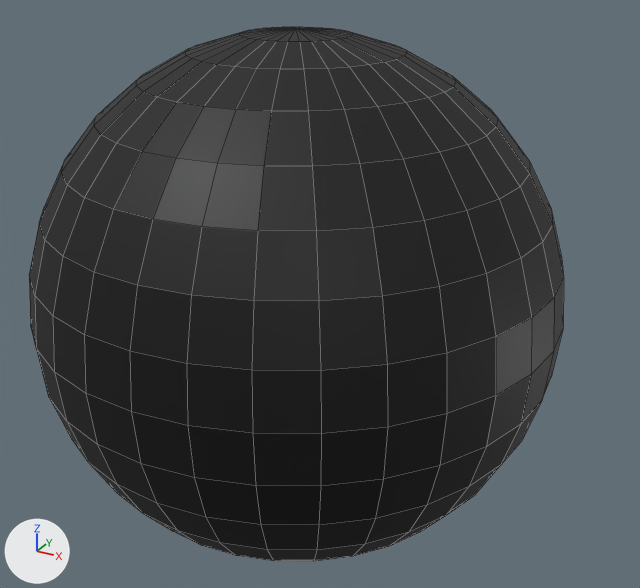
Renders of the OBJ model DirectXGame/Resources/player/Player.obj from each side of a commit.
Both versions are drawn from a 50 mm camera at (3.2, -5.47, 2.78) aimed at (0.18, 0.01, 0.04). Lighting does not change. The marker at lower left points along +X, +Y and +Z. The picture after the commit comes second. Mesh edges are drawn as thin lines. Where no turn or scale is listed for an object, it has been applied to the vertices.

The older version as bpy lines, for what is in view:
```python
mat_material = principled_material('Material')
mat_material.base_color = (0.0, 0.0, 0.0)  # black #000000
me_球 = bpy.data.meshes.new('球')
me_球.from_pydata(...)  # a UV sphere (32 segments, 16 rings, poles along z) spanning x -2.0..2.0, y -2.0..2.0, z -2.0..2.0
me_球.materials.append(mat_material)  # black #000000
ob_球 = bpy.data.objects.new('球', me_球)
ob_球.location = (0.0, 0.0, 0.0)
```
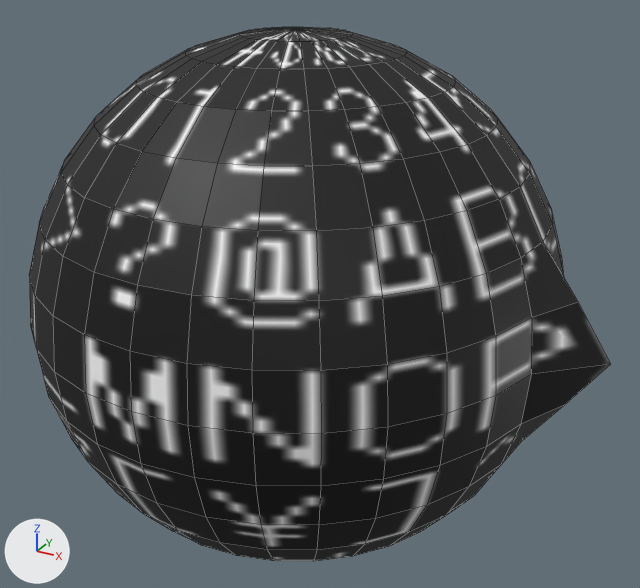
The newer file is also rescaled (x0.5) as a whole; pictures and numbers use the older file's frame.

Pixel boxes [x1, y1, x2, y2] of what changed, in the pictures (640 x 588 px; the box of a moved part takes in the faces that stretch with it):
'球', surface changed, reshaped (black to grey, 9% wider): before [29, 27, 564, 561]; after [29, 27, 611, 561]
part 1 of me_球, moved or reshaped: before [502, 225, 564, 463]; after [502, 225, 611, 463]
part 2 of me_球, surface changed (black to grey): before [29, 27, 564, 561]; after [29, 27, 611, 561]

The change, as a diff of the scene's bpy script:
```diff
--- a/DirectXGame/Resources/player/Player.obj.py
+++ b/DirectXGame/Resources/player/Player.obj.py
@@ img_debugfont_png @@
+img_debugfont_png = load_image('debugfont.png', '../debugfont.png', 128, 128, 'sRGB')
@@ mat_material @@
 mat_material = principled_material('Material')
-mat_material.base_color = (0.0, 0.0, 0.0)  # black #000000
+mat_material.texture = img_debugfont_png
@@ me_球 @@
 # used by ob_球; location = (0.0, 0.0, 0.0)
-me_球.from_pydata(...)  # 482 vertices, 512 faces; spans x -2.0..2.0, y -2.0..2.0, z -2.0..2.0
-me_球.vertices[2].co = (1.96, 0.0, 0.39)  # pixel (554, 297)
-me_球.vertices[3].co = (2.0, 0.0, 0.0)  # pixel (553, 351)
-me_球.vertices[4].co = (1.96, 0.0, -0.39)  # pixel (542, 399)
+me_球.from_pydata(...)  # 482 vertices, 512 faces; spans x -2.0..2.38, y -2.0..2.0, z -2.0..2.0
+# me_球 part 1
+me_球.vertices[2].co = (2.12, 0.0, 0.39)  # pixel (578, 302)
+me_球.vertices[3].co = (2.38, 0.0, 0.0)  # pixel (610, 364)
+me_球.vertices[4].co = (2.12, 0.0, -0.39)  # pixel (564, 405)
+# me_球 part 2: 512 kept faces spanning x -2.0..2.38, y -2.0..2.0, z -2.0..2.0 get new texture (UV) coordinates
 me_球.materials.append(mat_material)
```
